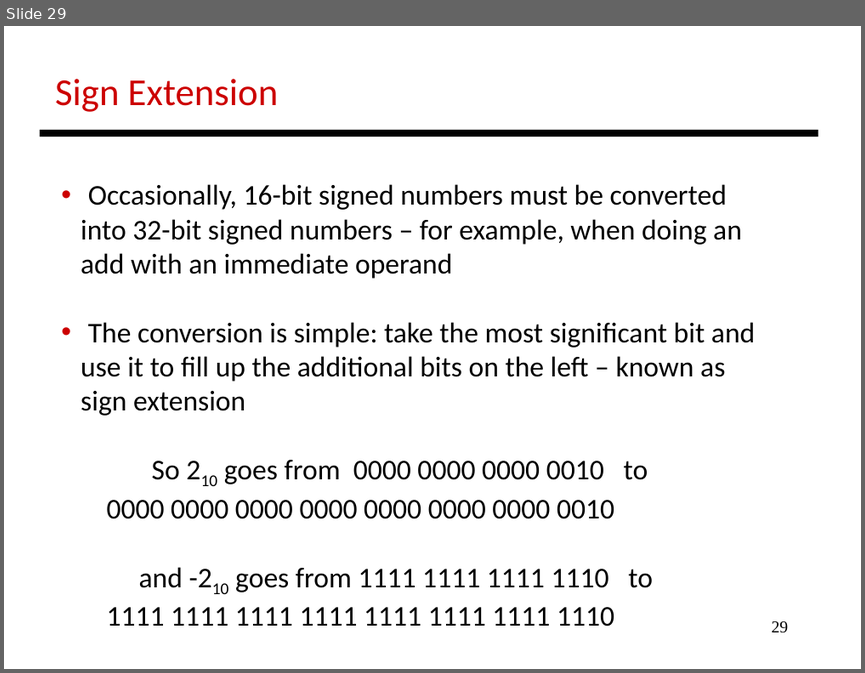
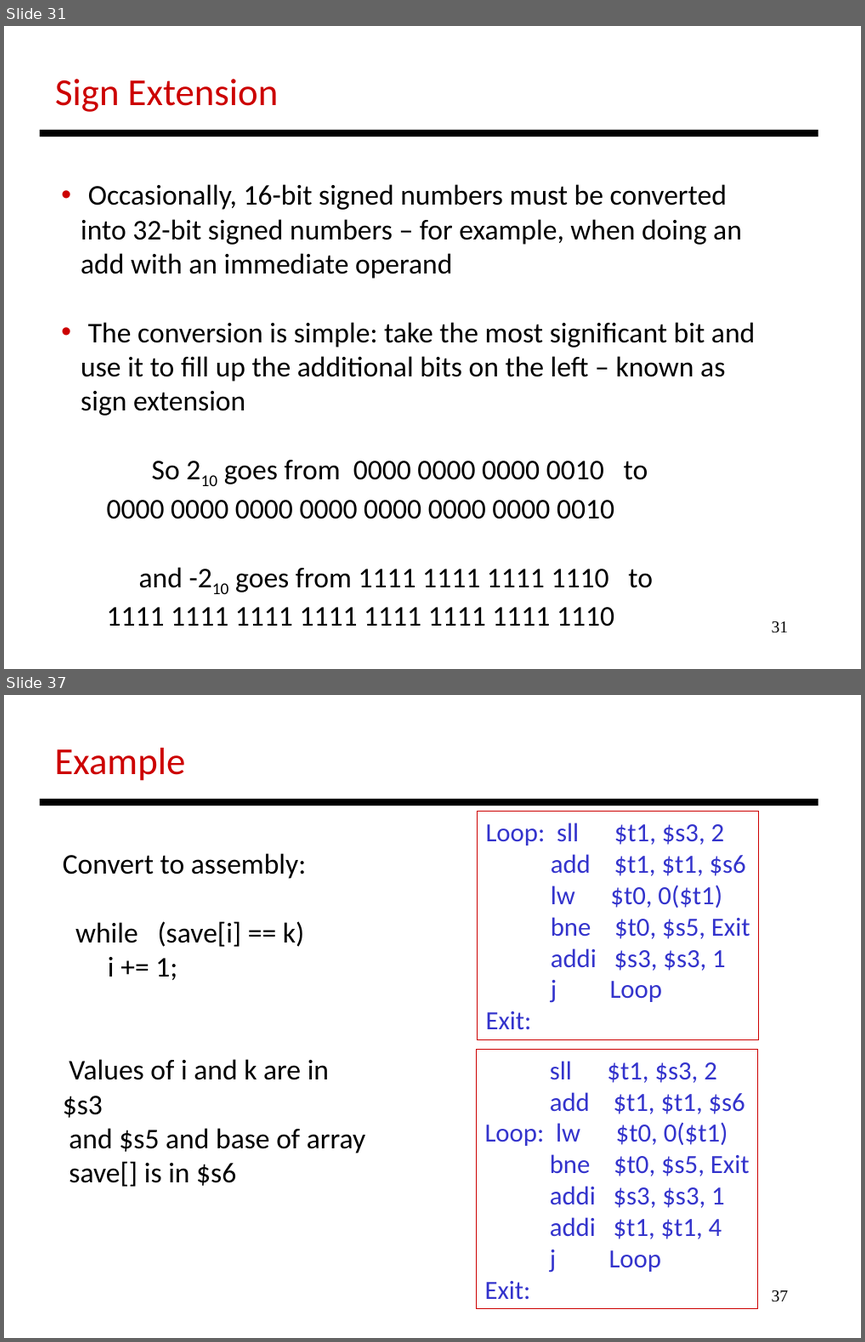
Before and after one commit to antonburtsev/cs3810, a slide deck: lectures/lecture04-mips/lecture-04-mips.odp. Shown one above the other, each under a label of ours: slide 29 before the commit, slides 31 and 37 after it; the slides between them are not shown. The pictures are 865x673 and 865x1342 pixels, drawn with LibreOffice and Linux fonts; fonts in the diff are those of the drawing. Boxes give left, top, right and bottom in pixels: in the first picture for what was removed or moved away, otherwise in the second. Text is boxed around its words. In the diff, an @@ line names an element or a change of style, - is before the commit and + after.

```diff
--- a/lectures/lecture04-mips/lecture-04-mips.odp
+++ b/lectures/lecture04-mips/lecture-04-mips.odp
@@ slide 37 added at (4, 695, 861, 1338), background #FFFFFF @@
@@ text added at (55, 748, 186, 781), 32 pt, text #CC0000 @@
+Example
@@ line added from (40, 802) to (818, 802), #000000 6.01 pt @@
@@ rectangle added at (477, 811, 759, 1038), outline #CC0000 0.74 pt, 22 pt, text #3333CC @@
+Loop: sll $t1, $s3, 2
+add $t1, $t1, $s6
+lw $t0, 0($t1)
+bne $t0, $s5, Exit
+addi $s3, $s3, 1
+j Loop
+Exit:
@@ text added at (63, 853, 366, 1186), 24 pt, text #000000 @@
+Convert to assembly:
+while (save[i] == k)
+i += 1;
+Values of i and k are in $s3
+and $s5 and base of array
+save[] is in $s6
@@ rectangle added at (476, 1049, 758, 1309), outline #CC0000 0.74 pt, 22 pt, text #3333CC @@
+sll $t1, $s3, 2
+add $t1, $t1, $s6
+Loop: lw $t0, 0($t1)
+bne $t0, $s5, Exit
+addi $s3, $s3, 1
+addi $t1, $t1, 4
+j Loop
+Exit:
@@ page number added at (772, 1290, 789, 1302), 14 pt, text #000000 @@
+37
@@ what was slide 29 is now slide 31 @@
@@ page number at (772, 621, 789, 633): text changed @@
-29
+31
```
Also in this commit, not shown: 3 slides changed, 8 other slides added, 1 slide removed, 1 other file.
